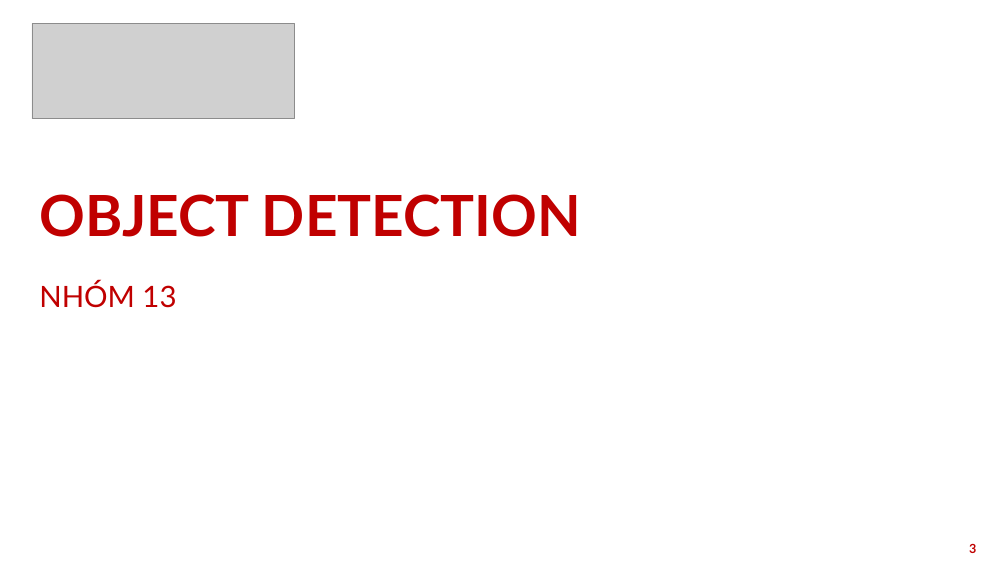
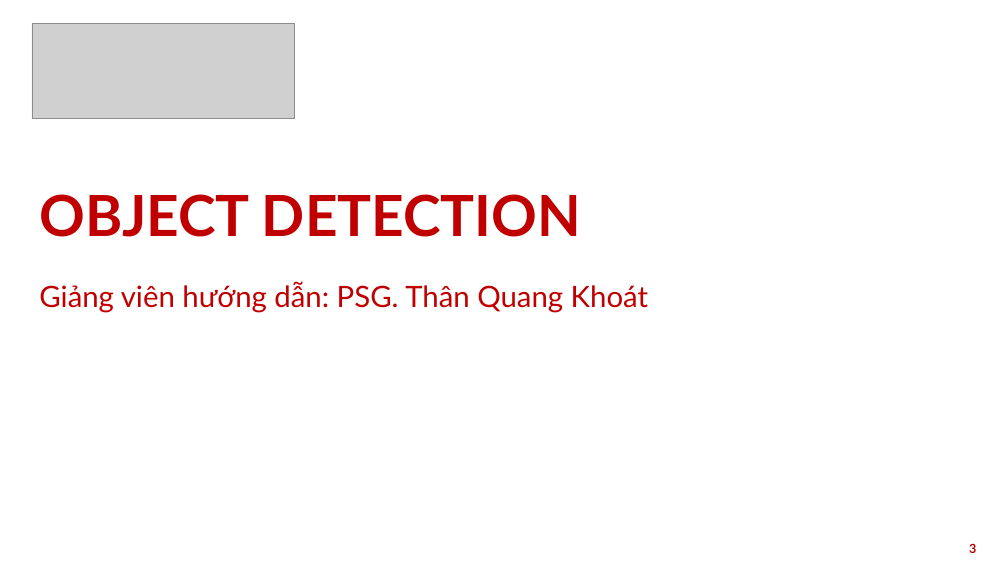
Before and after one commit to congdc00/object_detection, a slide deck: slide 3 of document/Thuyết trình.pptx. Drawn at 1008x567 pixels with LibreOffice and Linux fonts; fonts in the diff are those of the drawing; grey boxes stand for pictures; background and template pictures are left out. Boxes give left, top, right and bottom in pixels: in the first picture for what was removed or moved away, otherwise in the second. Text is boxed around its words. In the diff, an @@ line names an element or a change of style, - is before the commit and + after.

```diff
--- a/document/Thuyết trình.pptx
+++ b/document/Thuyết trình.pptx
@@ text at <box>39,281,648,312</box>: text changed @@
-NHÓM 13
+Giảng viên hướng dẫn: PSG. Thân Quang Khoát
```
Also in this commit, not shown: 2 other slides changed, 28 slides added, 5 slides removed, 27 other files.
